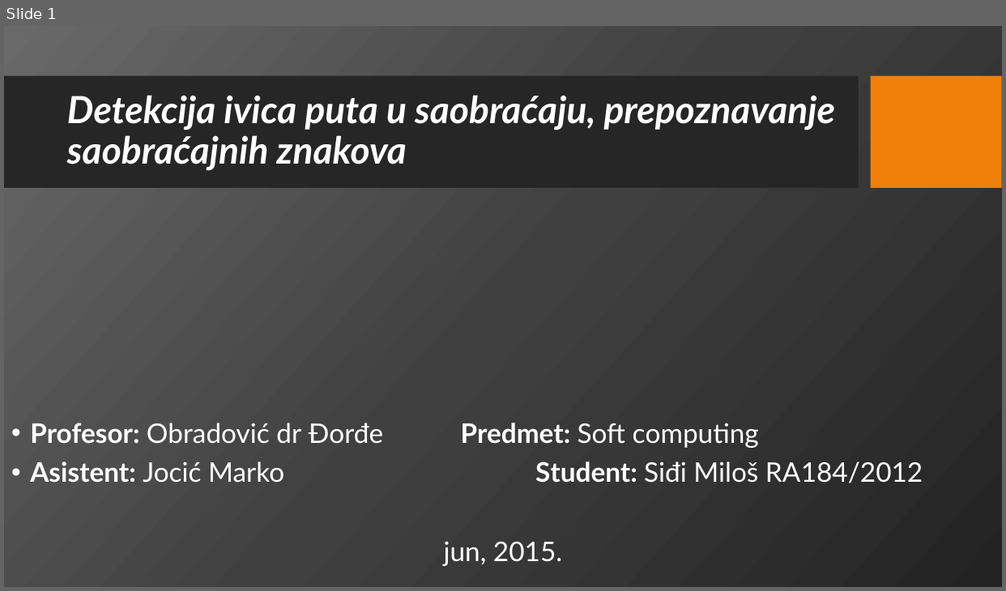
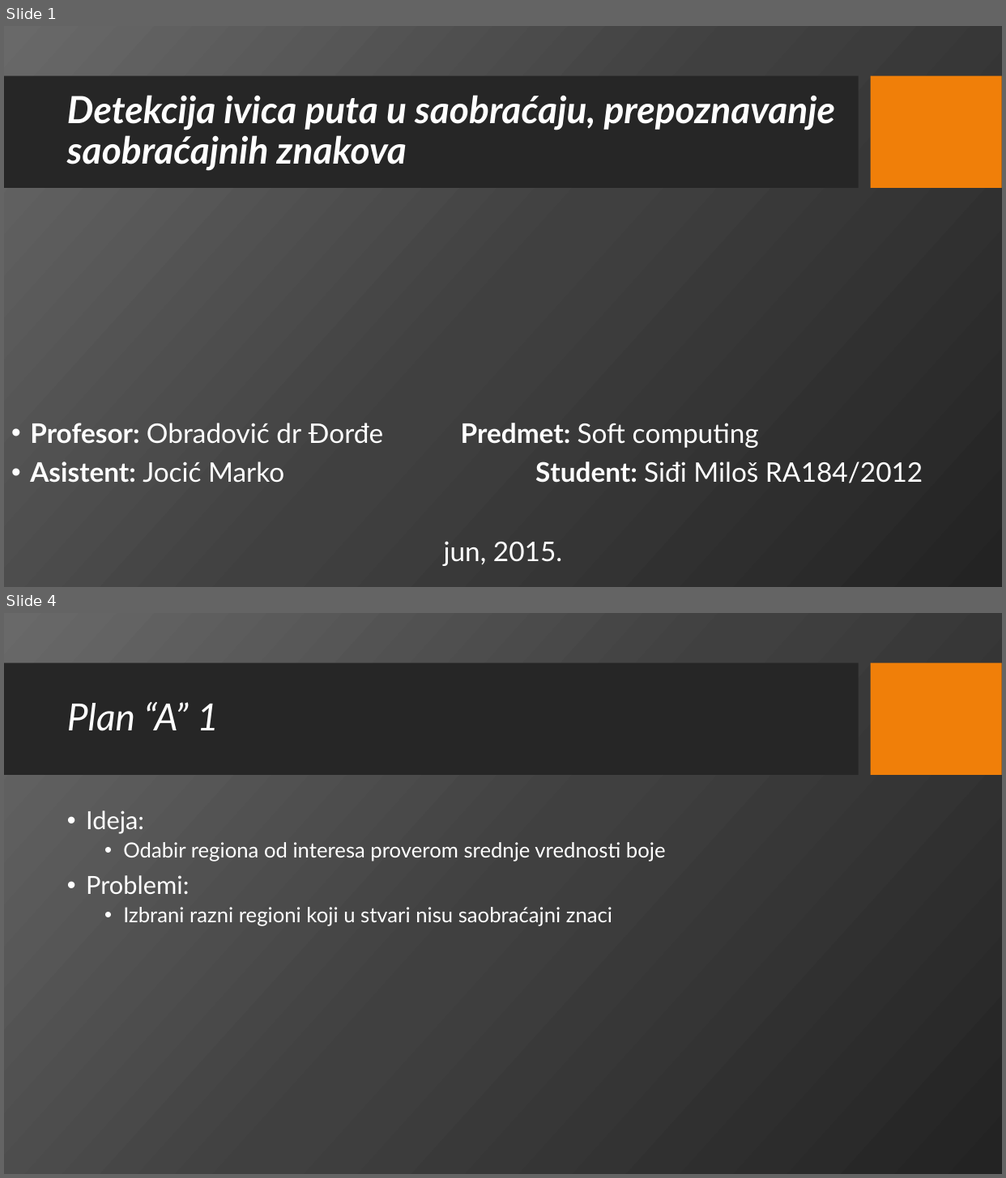
Before and after one commit to msidji/MilosSidji_SoftComputing, a slide deck: Python/Sidji-Prezentacija2.pptx. Shown one above the other, each under a label of ours: slide 1 before the commit, slides 1 and 4 after it; the slides between them are not shown. The pictures are 1006x591 and 1006x1178 pixels, drawn with LibreOffice and Linux fonts; fonts in the diff are those of the drawing; background and template pictures are left out. Boxes give left, top, right and bottom in pixels: in the first picture for what was removed or moved away, otherwise in the second. Text is boxed around its words. In the diff, an @@ line names an element or a change of style, - is before the commit and + after.

```diff
--- a/Python/Sidji-Prezentacija2.pptx
+++ b/Python/Sidji-Prezentacija2.pptx
@@ slide 4 added at bbox=[4, 613, 1002, 1174], background picture (left out); not listed: 2 template elements that a slide beside it also shows @@
@@ title added at bbox=[67, 702, 219, 731], 36 pt, text #FFFFFF, italic @@
+Plan “A” 1
@@ text added at bbox=[86, 811, 666, 926], 20 pt, text #FFFFFF @@
+• Ideja:
+  • Odabir regiona od interesa proverom srednje vrednosti boje
+• Problemi:
+  • Izbrani razni regioni koji u stvari nisu saobraćajni znaci
```
Also in this commit, not shown: 16 other slides added, 8 slides removed, 8 other files.
